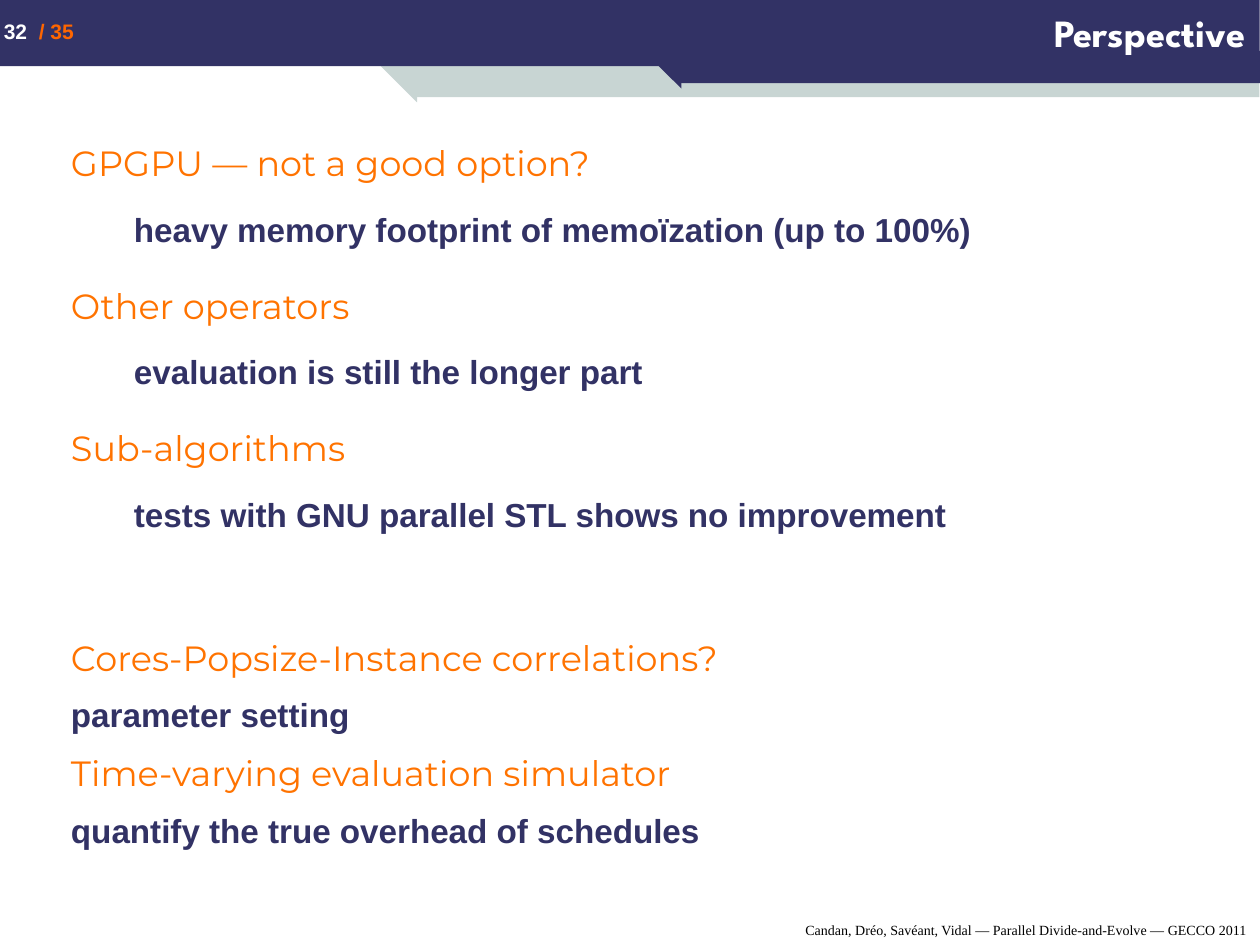
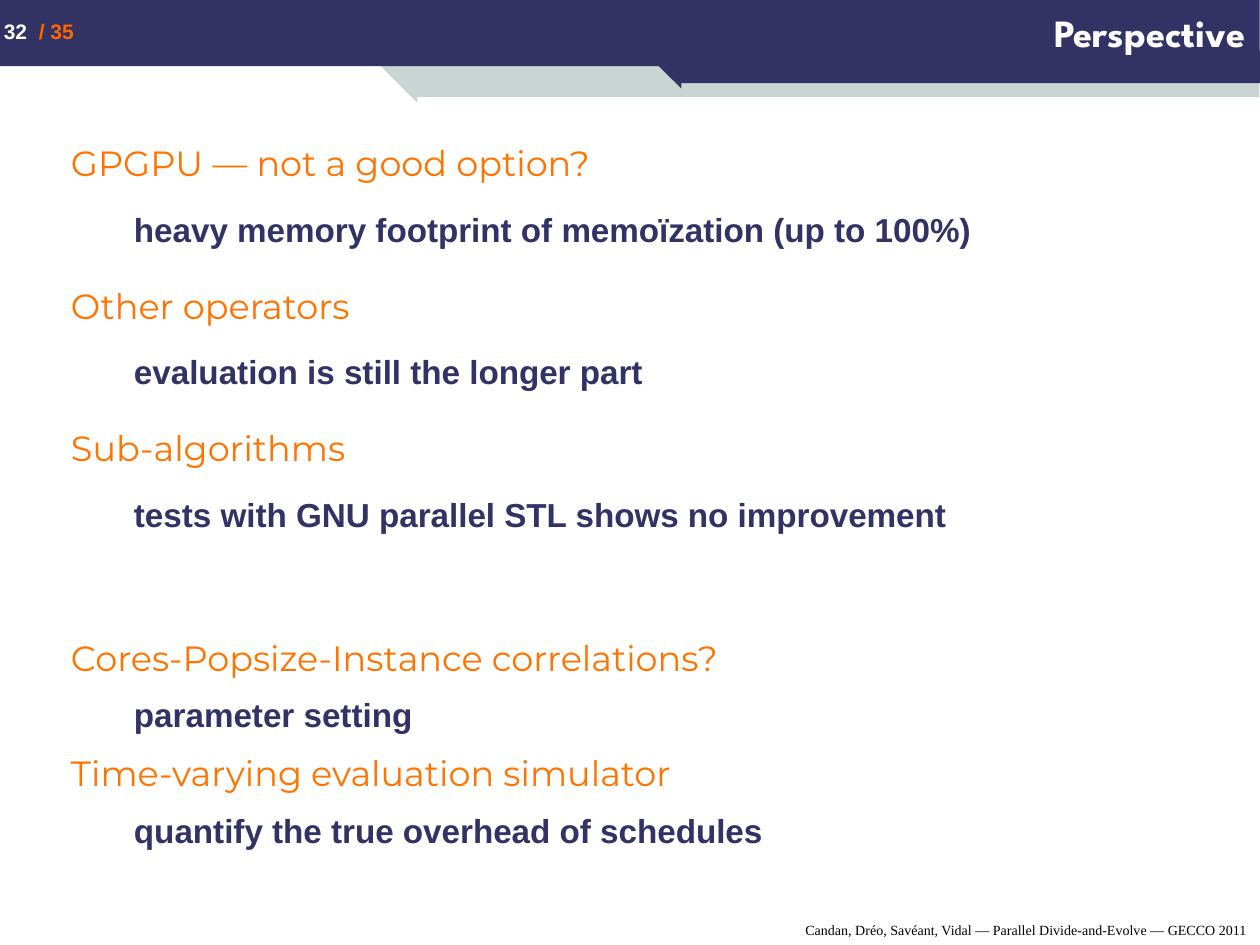
Before and after one commit to nojhan/descarwin, a slide deck: slide 32 of papers/GECCO2011/dae_mt/Candan-Dreo-Saveant-Vidal_Parallel-Divide-and-Evolve_GECCO-2011.ppt. Drawn at 1260x945 pixels with LibreOffice and Linux fonts; fonts in the diff are those of the drawing. Boxes give left, top, right and bottom in pixels: in the first picture for what was removed or moved away, otherwise in the second. Text is boxed around its words. In the diff, an @@ line names an element or a change of style, - is before the commit and + after.

Commit message:
minor changes

```diff
--- a/papers/GECCO2011/dae_mt/Candan-Dreo-Saveant-Vidal_Parallel-Divide-and-Evolve_GECCO-2011.ppt
+++ b/papers/GECCO2011/dae_mt/Candan-Dreo-Saveant-Vidal_Parallel-Divide-and-Evolve_GECCO-2011.ppt
@@ text at (134,703,762,849): list level 1 to 2 in "parameter setting"; list level 1 to 2 in "quantify the true overhead of ..." @@
```
